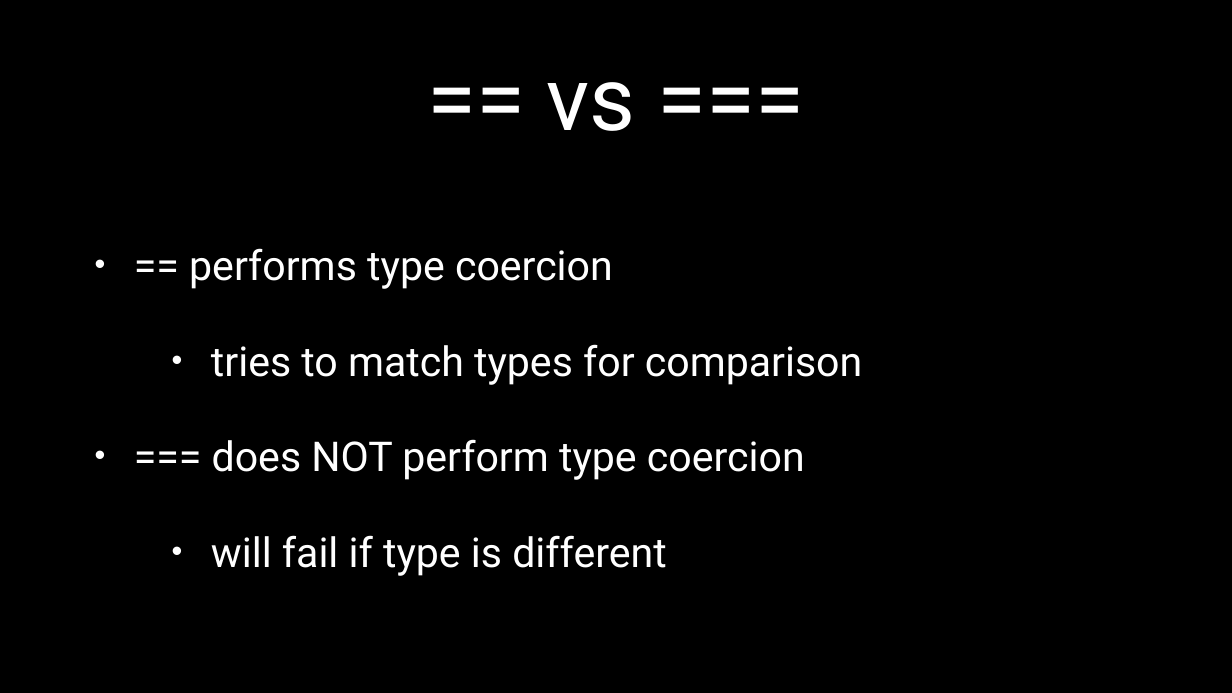
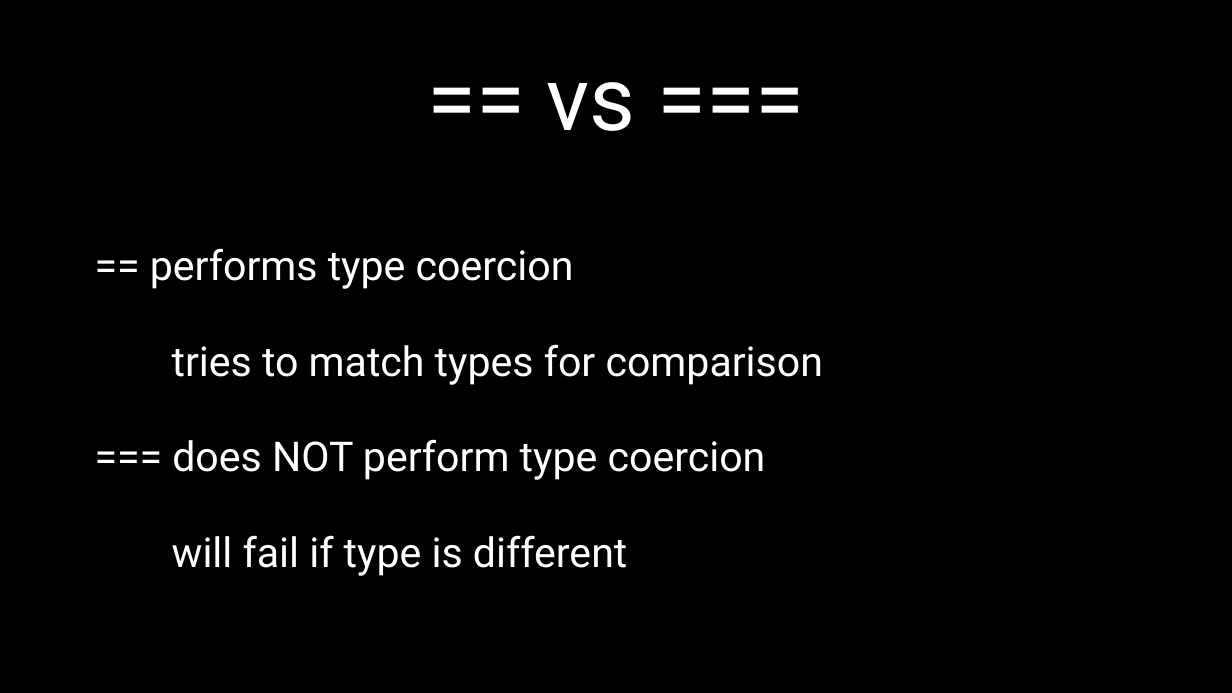
Before and after one commit to petereijgermans11/frontend-cursus, a slide deck: slide 27 of frontend-cursus/ 3 - JavaScript Language.pptx. Drawn at 1232x693 pixels with LibreOffice and Linux fonts; fonts in the diff are those of the drawing. Boxes give left, top, right and bottom in pixels: in the first picture for what was removed or moved away, otherwise in the second. Text is boxed around its words. In the diff, an @@ line names an element or a change of style, - is before the commit and + after.

```diff
--- a/frontend-cursus/ 3 - JavaScript Language.pptx
+++ b/frontend-cursus/ 3 - JavaScript Language.pptx
@@ text "== performs type coercion" at (150, 248, 823, 576): bullet • to none @@
```
Also in this commit, not shown: 1 other slide changed, 1 other file.
